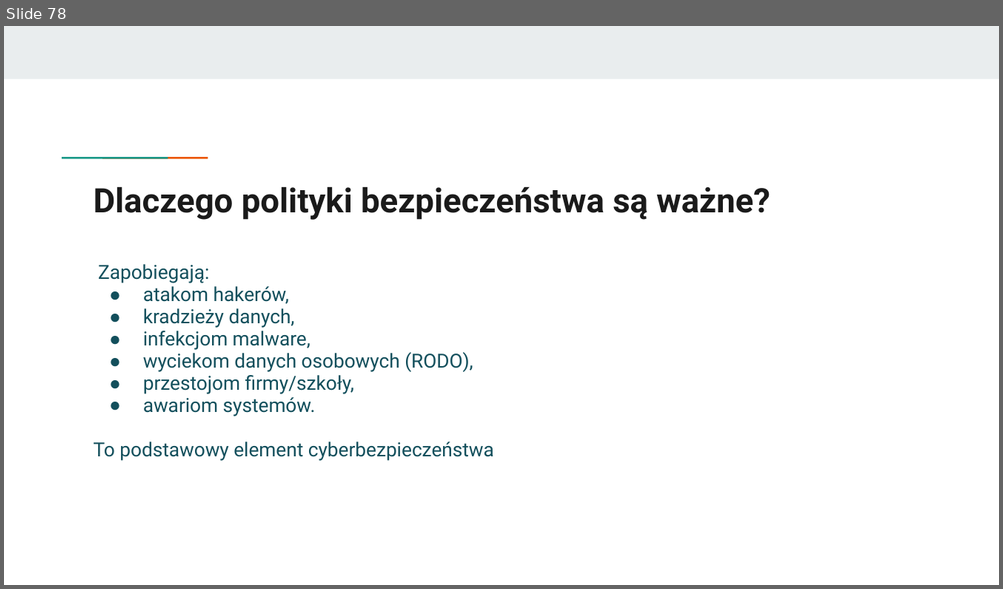
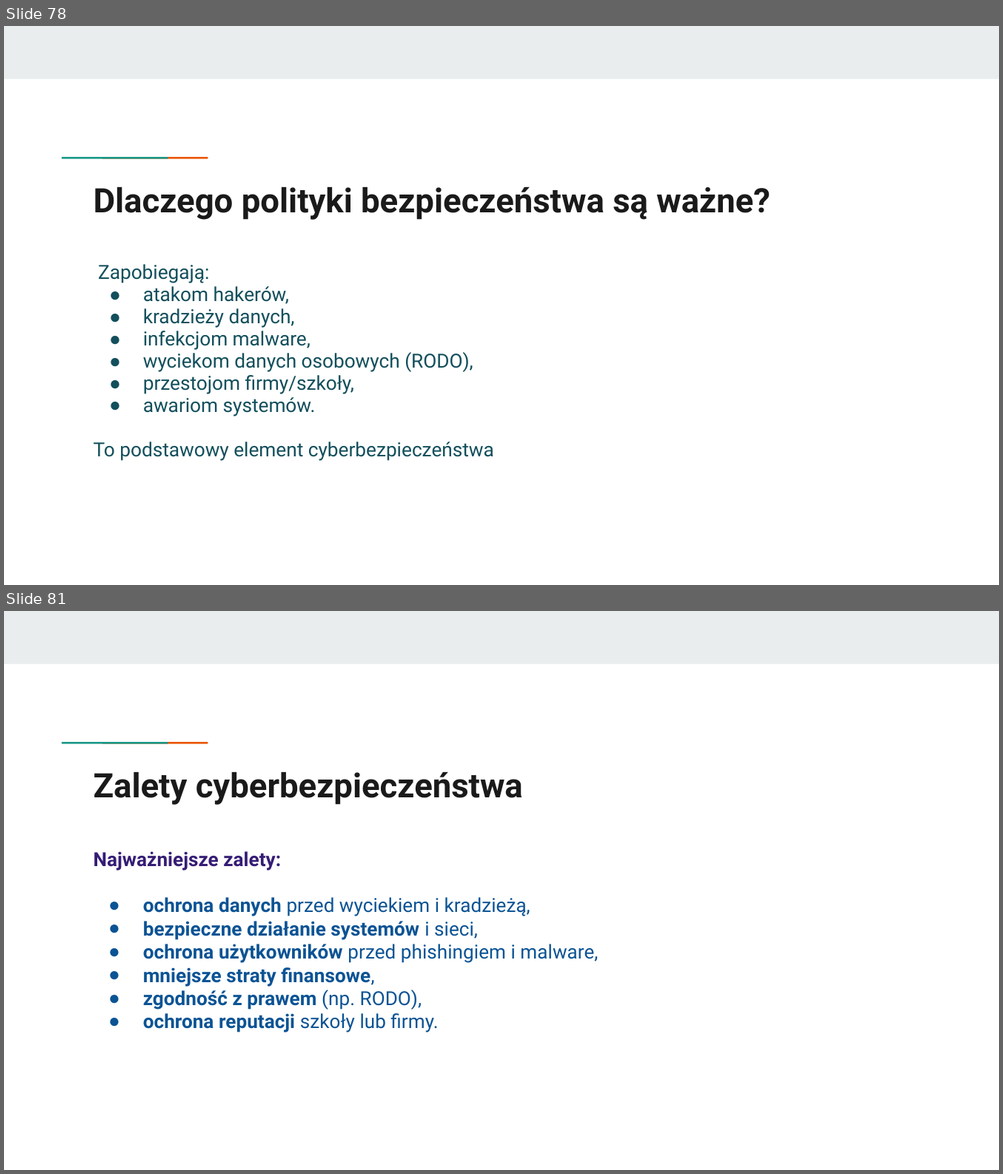
Before and after one commit to KasiaKasia/PRZEDMIOTY, a slide deck: ZASTOSOWANIE_INFORMATYKI/1A-gr_2/Zastosowanie informatyki - 1A gr. 2-plik2.pptx. Shown one above the other, each under a label of ours: slide 78 before the commit, slides 78 and 81 after it; the slides between them are not shown. The pictures are 1003x589 and 1003x1174 pixels, drawn with LibreOffice and Linux fonts; fonts in the diff are those of the drawing. Boxes give left, top, right and bottom in pixels: in the first picture for what was removed or moved away, otherwise in the second. Text is boxed around its words. In the diff, an @@ line names an element or a change of style, - is before the commit and + after.

```diff
--- a/ZASTOSOWANIE_INFORMATYKI/1A-gr_2/Zastosowanie informatyki - 1A gr. 2-plik2.pptx
+++ b/ZASTOSOWANIE_INFORMATYKI/1A-gr_2/Zastosowanie informatyki - 1A gr. 2-plik2.pptx
@@ slide 81 added at box(4, 611, 999, 1170), background #FFFFFF; not listed: 3 template elements that a slide beside it also shows @@
@@ title added at box(94, 772, 523, 805), 24.4 pt, text #1A1A1A, bold @@
+Zalety cyberbezpieczeństwa
@@ text added at box(94, 851, 597, 1033), 14 pt, text #0B5394, bold @@
+Najważniejsze zalety:
+● ochrona danych przed wyciekiem i kradzieżą,
+● bezpieczne działanie systemów i sieci,
+● ochrona użytkowników przed phishingiem i malware,
+● mniejsze straty finansowe,
+● zgodność z prawem (np. RODO),
+● ochrona reputacji szkoły lub firmy.
```
Also in this commit, not shown: 2 slides changed, 5 other slides added, 1 other file.
